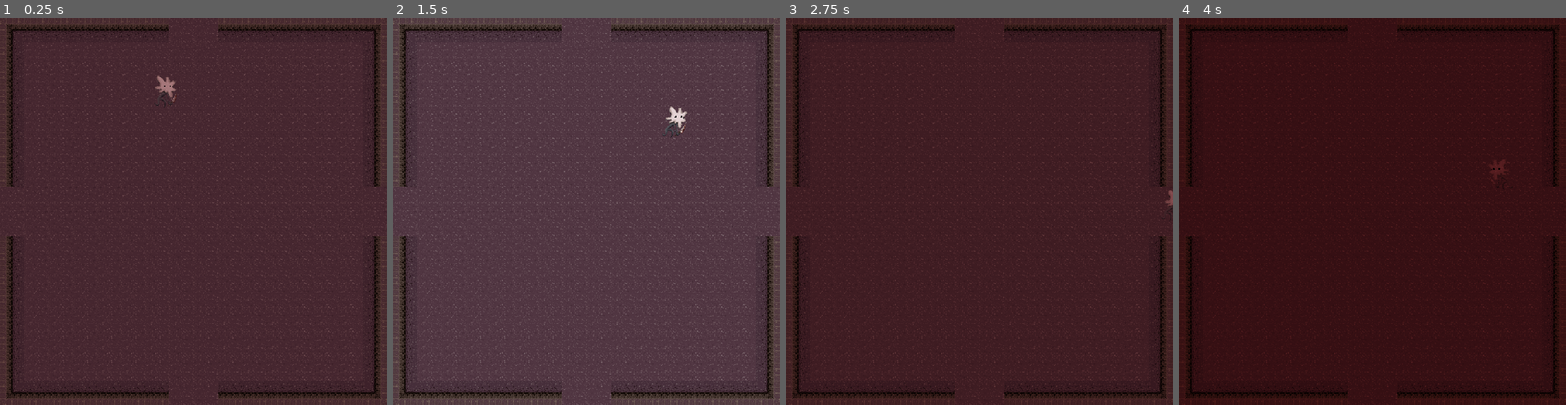
Above: before the commit, frames 1-4 (left to right).
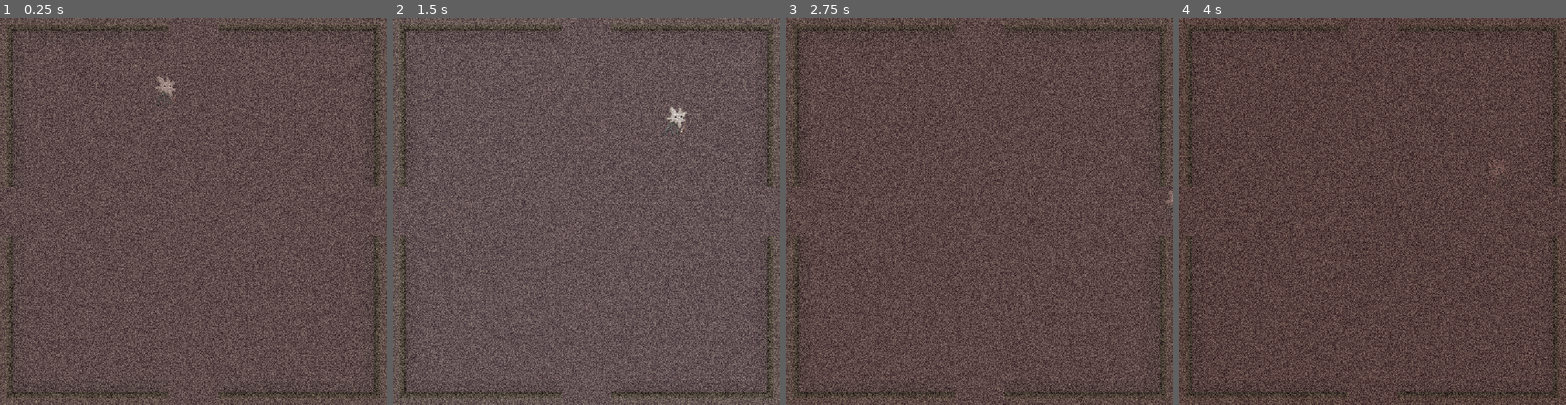
Above: after the commit, the same moments.

Repository: HephepTeam/GGJ2026
Game: Godot game, scene res://shaders/shader_test.tscn
The game is run twice, just before and just after one commit, with the same random seed, the same clock (stepped at 60 frames per second) and the same inputs. This scene is started directly instead of the project's main scene. The engine's default icon, where the game draws it, is replaced by a stand-in: a white triangle on a blue panel in a dark square.
Inputs (mouse positions are in pixels of both pictures, inside the frame that each line leads up to):
- Up to frame 1 (0.25 s): no input
- Up to frame 2 (1.5 s): move the mouse to (671, 192) at 0.52 s; hold Right (ui_right) 0.53-1.28 s; move the mouse to (509, 230) at 1.27 s; hold Down (ui_down) from 1.28 s (still down)
- Up to frame 3 (2.75 s): move the mouse to (1018, 126) at 2.02 s; release Down (ui_down) at 2.03 s; hold Right (ui_right) from 2.03 s (still down)
- Up to frame 4 (4 s): move the mouse to (1353, 288) at 2.77 s; release Right (ui_right) at 2.78 s; hold Up (ui_up) 2.78-3.53 s; move the mouse to (1488, 269) at 3.52 s; hold Left (ui_left) from 3.53 s (still down)

The runs differ from the first frame. In frame 1, 62% of the frame differs, in the area x 0-100%, y 0-100%; in frame 2, 56%; in frame 3, 69%; in frame 4, 77%.

Commit message:
Adds the noise effect to the shader.

Diff:
--- a/shaders/shader_test.tscn
+++ b/shaders/shader_test.tscn
@@ -11,7 +11,8 @@
 
 [sub_resource type="ShaderMaterial" id="ShaderMaterial_xm5k1"]
 shader = ExtResource("1_6c22e")
-shader_parameter/strength = 0.750000035625
+shader_parameter/strength = 0.50000002375
+shader_parameter/explosion = 0.50000002375
 
 [node name="ShaderTest" type="CanvasLayer" unique_id=1104798645]
 
--- a/shaders/strength.gdshader
+++ b/shaders/strength.gdshader
@@ -1,10 +1,30 @@
 shader_type canvas_item;
 
+uniform sampler2D screen_texture: hint_screen_texture, repeat_enable;
 uniform float strength: hint_range(0.0, 1.0) = 0.0;
-uniform sampler2D screen_texture: hint_screen_texture;
+uniform float explosion: hint_range(0.0, 1.0) = 0.0;
+
+float easeOutElastic(float t) {
+	float c4 = (2.0 * PI) / 3.0;
+	if (abs(t) < 0.0001) {
+		return 0.0;
+	}
+	if (abs(t - 1.0) < 0.0001) {
+		return 1.0;
+	}
+
+	return pow(2.0, -10.0 * t) * sin((t * 10.0 - 0.75) * c4) + 1.0;
+}
+
+float rand(vec2 co){
+    return fract(sin(dot(co, vec2(12.9898, 78.233))) * 43758.5453);
+}
 
 void fragment() {
-	COLOR = texture(screen_texture, SCREEN_UV);
+	//vec2 uv = SCREEN_UV + vec2(easeOutElastic(sin(TIME * 1.0)) * 0.00005 * explosion, 0.0);
+	vec2 uv = SCREEN_UV;
+	COLOR = texture(screen_texture, uv);
 	float ratio = abs(sin(TIME * 2.0)) * strength;
 	COLOR = mix(COLOR, vec4(length(COLOR.rgb) / 3.0, 0.0, 0.0, 1.0), ratio);
+	COLOR.rgb = mix(COLOR.rgb, vec3(1.0, 0.98, 0.84) * rand(uv + sin(TIME)), explosion * 0.7);
 }
